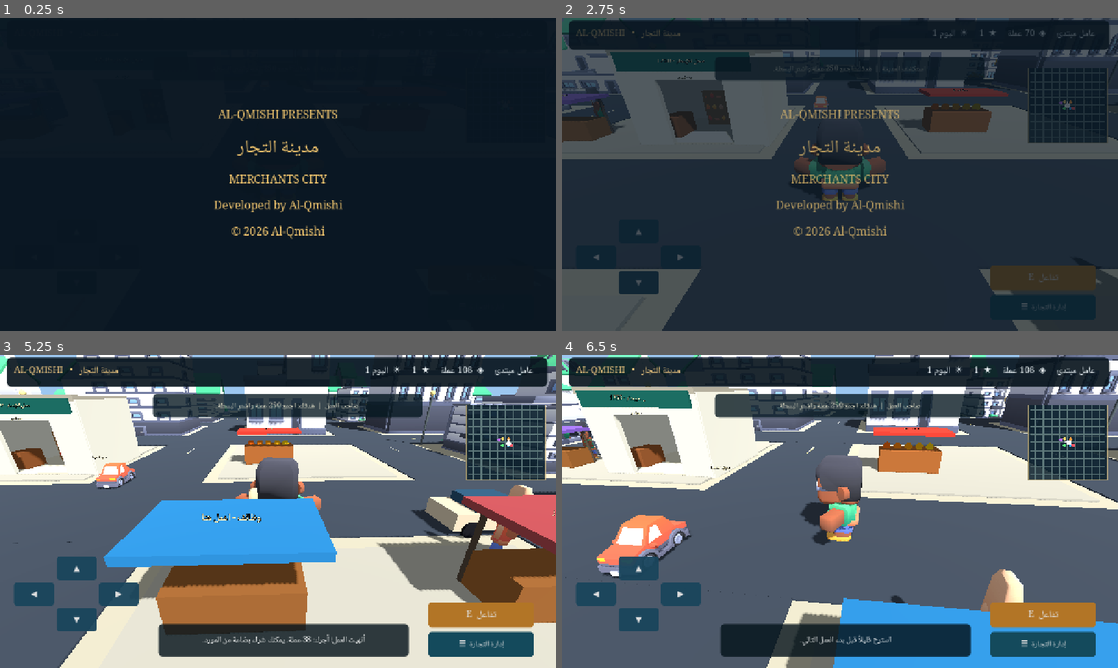
Above: before the commit, frames 1-4 (two rows, left to right).
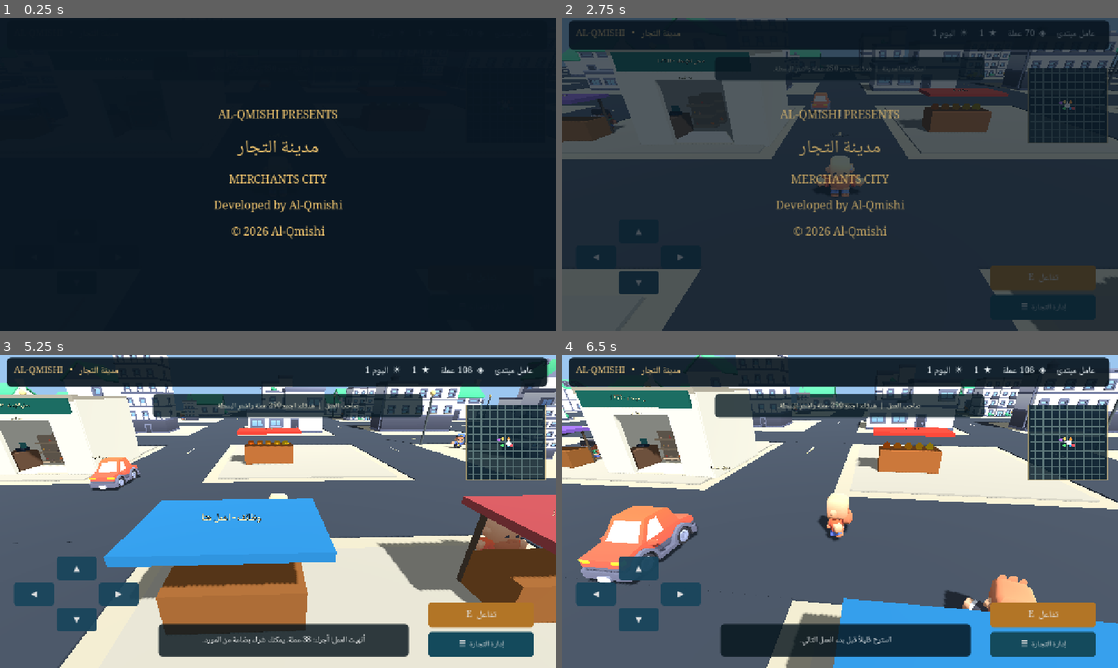
Above: after the commit, the same moments.

Repository: lllbx5ll-crypto/LLLLSLLLL
Game: Godot game, scene res://scenes/Main.tscn
Same seed, same stepped clock (60 frames per second), same inputs: the game is played once before the commit and once after it.
Inputs:
- Up to frame 1 (0.25 s): no input
- Up to frame 2 (2.75 s): click "▲" at 0.5 s; click "◀" at 1.25 s; click "▶" at 2 s
- Up to frame 3 (5.25 s): tap Enter at 2.75 s; hold D 2.78-3.53 s; tap E at 2.85, 4.35 s; hold S 3.53-4.28 s; tap Tab at 3.6, 5.1 s; hold D 4.28-5.03 s; hold W from 5.03 s (still down)
- Up to frame 4 (6.5 s): release W at 5.78 s; hold A from 5.78 s (still down); tap E at 5.85 s

The runs differ from the first frame. In frame 2, 4.2% of the frame differs, in the area x 0-100%, y 0-85%; in frame 3, 11%, in the area x 0-100%, y 0-63%; in frame 4, 10%.

Commit message:
Correct human and vehicle dimensions using transformed mesh bounds; replace boxy parked cars; expand shop shelves

Diff:
--- a/scripts/Avatar.gd
+++ b/scripts/Avatar.gd
@@ -7,6 +7,8 @@
 var footstep_clock: float = 0.0
 var animated_legs: Array[Node3D] = []
 var detailed_visual: Node3D
+var camera_yaw: float = 0.0
+var travelled_distance: float = 0.0
 
 func _ready() -> void:
 	name = "Player"
@@ -40,7 +42,7 @@
 	_import_licensed_character()
 
 func _import_licensed_character() -> void:
-	var path: String = "res://assets/models/mini-characters/character-male-a.glb"
+	var path: String = "res://assets/models/mini-characters/character-male-b.glb"
 	if not ResourceLoader.exists(path):
 		return
 	var scene: Resource = load(path)
@@ -49,22 +51,10 @@
 	detailed_visual = (scene as PackedScene).instantiate()
 	detailed_visual.name = "HumanCharacter3D"
 	add_child(detailed_visual)
-	detailed_visual.rotation.y = PI
-	var mesh_height: float = _model_height(detailed_visual)
-	detailed_visual.scale = Vector3.ONE * (1.82 / maxf(mesh_height, 0.3))
+	preload("res://scripts/ModelFit.gd").person(detailed_visual, 1.76)
 	for part in get_children():
 		if part is MeshInstance3D:
 			(part as MeshInstance3D).visible = false
-
-func _model_height(root: Node) -> float:
-	var height: float = 0.0
-	if root is MeshInstance3D:
-		var mesh_part := root as MeshInstance3D
-		if mesh_part.mesh != null:
-			height = mesh_part.mesh.get_aabb().size.y
-	for child in root.get_children():
-		height = maxf(height, _model_height(child))
-	return height
 
 func _mesh_box(label: String, offset: Vector3, size: Vector3, material: Material) -> Node3D:
 	var mesh_node := MeshInstance3D.new()
@@ -96,19 +86,25 @@
 	if touch_move.length() > 0.05:
 		input_direction = touch_move
 	input_direction = input_direction.limit_length()
-	var direction := Vector3(input_direction.x, 0.0, input_direction.y)
+	# Walk relative to where the camera is looking.
+	var right := Vector3(cos(camera_yaw), 0.0, -sin(camera_yaw))
+	var backwards := Vector3(sin(camera_yaw), 0.0, cos(camera_yaw))
+	var direction: Vector3 = (right * input_direction.x + backwards * input_direction.y).normalized() * input_direction.length()
 	velocity.x = direction.x * WALK_SPEED
 	velocity.z = direction.z * WALK_SPEED
 	if not is_on_floor():
 		velocity.y -= GRAVITY * delta
 	else:
 		velocity.y = -0.1
+	var before: Vector3 = global_position
 	move_and_slide()
+	travelled_distance += Vector2(global_position.x - before.x, global_position.z - before.z).length()
 	if direction.length() > 0.01:
 		rotation.y = lerp_angle(rotation.y, atan2(-direction.x, -direction.z), delta * 12.0)
 		footstep_clock += delta * 11.0
 		if detailed_visual != null:
-			detailed_visual.position.y = absf(sin(footstep_clock)) * 0.04
+			# Small movement cue only; never alter real-world scale.
+			detailed_visual.position.y = absf(sin(footstep_clock)) * 0.018
 		if animated_legs.size() == 2:
 			animated_legs[0].rotation.x = sin(footstep_clock) * 0.45
 			animated_legs[1].rotation.x = -sin(footstep_clock) * 0.45
--- a/scripts/City.gd
+++ b/scripts/City.gd
@@ -113,7 +113,7 @@
 	if ResourceLoader.exists("res://assets/fonts/NotoNaskhArabic.ttf"):
 		label.font = load("res://assets/fonts/NotoNaskhArabic.ttf")
 	label.modulate = Color(1.0, 0.96, 0.76)
-	label.outline_size = 8
+	label.outline_size = 5
 	label.billboard = BaseMaterial3D.BILLBOARD_ENABLED
 	label.position = at
 	if parent == null:
@@ -156,34 +156,26 @@
 	var path: String = "res://assets/models/" + relative_path + ".glb"
 	if not ResourceLoader.exists(path):
 		return null
-	var resource: Resource = load(path)
-	if not resource is PackedScene:
+	var scene: Resource = load(path)
+	if not scene is PackedScene:
 		return null
-	var instance: Node3D = (resource as PackedScene).instantiate()
+	var instance: Node3D = (scene as PackedScene).instantiate()
 	instance.name = "CC0_" + relative_path.get_file()
 	if parent == null:
 		add_child(instance)
 	else:
 		parent.add_child(instance)
 	instance.position = at
-	var size: Vector3 = _asset_bounds_size(instance)
-	instance.scale = Vector3(
-		requested_size.x / maxf(size.x, 0.1),
-		requested_size.y / maxf(size.y, 0.1),
-		requested_size.z / maxf(size.z, 0.1)
-	)
+	var fitter = preload("res://scripts/ModelFit.gd")
+	if relative_path.begins_with("mini-characters"):
+		fitter.person(instance, 1.72)
+	elif relative_path.begins_with("car-kit"):
+		fitter.vehicle(instance, 4.15)
+	elif relative_path.begins_with("city-kit"):
+		fitter.building(instance, minf(requested_size.x, requested_size.z), requested_size.y)
+	else:
+		fitter.product(instance, maxf(maxf(requested_size.x, requested_size.y), requested_size.z))
 	return instance
-
-func _asset_bounds_size(node: Node) -> Vector3:
-	var result := Vector3(0.0, 0.0, 0.0)
-	if node is MeshInstance3D:
-		var part: MeshInstance3D = node as MeshInstance3D
-		if part.mesh != null:
-			result = part.mesh.get_aabb().size
-	for child in node.get_children():
-		var child_size: Vector3 = _asset_bounds_size(child)
-		result = Vector3(maxf(result.x, child_size.x), maxf(result.y, child_size.y), maxf(result.z, child_size.z))
-	return result
 
 func _create_blocks() -> void:
 	var rng := RandomNumberGenerator.new()
@@ -254,19 +246,22 @@
 	_box("Shop board", Vector3(0, 5.17, 3.74), Vector3(7.7, 1.0, 0.2), Color(0.08, 0.33, 0.29), false, shop_front)
 	business_sign = _sign("محل للإيجار", Vector3(0, 5.2, 3.9), shop_front, 0.008)
 	street_sign = _sign("شارع السوق", Vector3(0, 4.32, 3.9), shop_front, 0.004)
-	_box("Checkout counter", Vector3(-2.8, 0.8, 1.4), Vector3(1.2, 1.6, 2.1), Color(0.50, 0.29, 0.15), false, shop_front)
-	for shelf_index in range(2):
-		var shelf_x: float = -1.0 + float(shelf_index) * 3.1
-		_box("Product shelf", Vector3(shelf_x, 1.45, -1.2), Vector3(1.7, 2.9, 0.55), Color(0.60, 0.43, 0.27), false, shop_front)
+	# A register with a clear customer-facing checkout lane.
+	_box("Checkout register", Vector3(-2.9, 0.80, 1.8), Vector3(1.25, 1.6, 2.3), Color(0.37, 0.27, 0.20), false, shop_front)
+	_box("Cash register", Vector3(-2.9, 1.68, 1.3), Vector3(0.70, 0.26, 0.55), Color(0.12, 0.16, 0.21), false, shop_front)
+	_box("Register screen", Vector3(-2.9, 1.97, 1.12), Vector3(0.50, 0.47, 0.08), Color(0.17, 0.42, 0.42), false, shop_front)
+	for shelf_index in range(4):
+		var shelf_x: float = -1.6 + float(shelf_index % 2) * 3.4
+		var shelf_z: float = -1.8 + float(shelf_index / 2) * 1.6
+		_box("Grocery shelf backing", Vector3(shelf_x, 1.32, shelf_z), Vector3(1.65, 2.65, 0.58), Color(0.57, 0.50, 0.42), false, shop_front)
 		for row_index in range(3):
-			for column_index in range(3):
-				var tint: Color = PALETTE[(shelf_index * 3 + row_index + column_index) % PALETTE.size()]
-				var shelf_item: Vector3 = Vector3(shelf_x - 0.55 + float(column_index) * 0.52, 0.68 + float(row_index) * 0.87, -0.82)
-				var food_choices := ["apple", "bread", "banana", "orange", "lemon", "egg", "carrot"]
-				var food_id: String = food_choices[(shelf_index * 6 + row_index * 3 + column_index) % food_choices.size()]
-				var food_model: Node3D = _licensed_model("food-kit/" + food_id, shelf_item, Vector3(0.28, 0.38, 0.28), shop_front)
-				if food_model == null:
-					_box("Shop product package", shelf_item, Vector3(0.38, 0.62, 0.30), tint, false, shop_front)
+			_box("Shelf tier", Vector3(shelf_x, 0.45 + float(row_index) * 0.80, shelf_z + 0.34), Vector3(1.72, 0.09, 0.76), Color(0.67, 0.58, 0.47), false, shop_front)
+			for column_index in range(4):
+				var item_pos: Vector3 = Vector3(shelf_x - 0.60 + float(column_index) * 0.40, 0.51 + float(row_index) * 0.80, shelf_z + 0.24)
+				var food_ids := ["apple", "bread", "banana", "orange", "lemon", "egg", "carrot", "pizza", "donut", "bottle-oil"]
+				var food_id: String = food_ids[(shelf_index * 5 + row_index * 4 + column_index) % food_ids.size()]
+				if _licensed_model("food-kit/" + food_id, item_pos, Vector3(0.28, 0.27, 0.28), shop_front) == null:
+					_box("Grocery package", item_pos, Vector3(0.25, 0.29, 0.26), PALETTE[(shelf_index + row_index + column_index) % PALETTE.size()], false, shop_front)
 	_build_vendor(LOCATIONS["rival"], "المنافس - راقب الأسعار", Color(0.62, 0.26, 0.27))
 	_build_vendor(LOCATIONS["delivery"], "التوصيل - مهمات", Color(0.45, 0.32, 0.66))
 	_sign("سوق المدينة", Vector3(0, 2.8, 0), null, 0.004)
@@ -301,25 +296,24 @@
 func _create_cars_and_people() -> void:
 	var rng := RandomNumberGenerator.new()
 	rng.seed = 3812
-	for i in range(18):
+	for i in range(34):
 		var x: float = float(rng.randi_range(-3, 3)) * 24.0 + 9.0
 		var z: float = float(rng.randi_range(-3, 3)) * 24.0 + 6.0
 		_person(Vector3(x, 0, z), PALETTE[i % PALETTE.size()], true)
-	for i in range(10):
-		if i == 5:
-			continue # Never obscure the player's starting position with a parked car.
-		var lane: float = float(i - 5) * 19.0
-		var car := Node3D.new()
-		car.position = Vector3(lane, 0.0, 3.1)
-		car.rotation.y = PI / 2
-		add_child(car)
-		var paint: Color = PALETTE[i % PALETTE.size()]
-		_box("Parked car", Vector3(0, 0.72, 0), Vector3(2.1, 0.8, 4.0), paint, false, car)
-		_box("Vehicle windows", Vector3(0, 1.3, 0), Vector3(1.75, 0.5, 2.1), Color(0.16, 0.29, 0.38), false, car)
-		for side in [-1, 1]:
-			for front in [-1, 1]:
-				var wheel := _cylinder("Tire", Vector3(side * 1.08, 0.38, front * 1.25), 0.38, 0.18, Color(0.09, 0.09, 0.11), car)
-				wheel.rotation_degrees.z = 90
+	# Parking bays: use real three-dimensional car models, not rectangular placeholder cars.
+	var parked_types := ["sedan", "sedan-sports", "taxi", "delivery", "hatchback-sports"]
+	for i in range(9):
+		if i == 4 or i == 5:
+			continue # Clear the spawn and the market pedestrian crossing.
+		var lane: float = float(i - 4) * 22.0
+		var parked_car := Node3D.new()
+		parked_car.name = "ParkedVehicle"
+		parked_car.position = Vector3(lane, 0.0, 3.2)
+		parked_car.rotation.y = PI / 2.0
+		add_child(parked_car)
+		var model: Node3D = _licensed_model("car-kit/" + parked_types[i % parked_types.size()], Vector3.ZERO, Vector3(2.0, 1.65, 4.2), parked_car)
+		if model == null:
+			_box("Car fallback body", Vector3(0, 0.72, 0), Vector3(1.95, 0.95, 4.1), PALETTE[i % PALETTE.size()], false, parked_car)
 
 func _create_street_lamps() -> void:
 	for x in range(-3, 4, 2):
--- /dev/null
+++ b/scripts/ModelFit.gd
@@ -0,0 +1,60 @@
+extends RefCounted
+## Imports licensed glTF assets at a consistent metre scale.
+## Imported scene meshes may contain parent transforms; measuring each mesh AABB
+## without those transforms was the cause of oversized human models.
+
+static func bounds(root: Node3D) -> AABB:
+	var corners: Array[Vector3] = []
+	_collect(root, root, corners)
+	if corners.is_empty():
+		return AABB(Vector3(-0.5, 0.0, -0.5), Vector3.ONE)
+	var result := AABB(corners[0], Vector3.ZERO)
+	for point in corners:
+		result = result.expand(point)
+	return result
+
+static func _collect(root: Node3D, node: Node, out_points: Array[Vector3]) -> void:
+	if node is MeshInstance3D:
+		var part := node as MeshInstance3D
+		if part.mesh != null:
+			var local_transform: Transform3D = root.global_transform.affine_inverse() * part.global_transform
+			var bbox: AABB = part.mesh.get_aabb()
+			for i in range(8):
+				out_points.append(local_transform * bbox.get_endpoint(i))
+	for child in node.get_children():
+		_collect(root, child, out_points)
+
+static func person(model: Node3D, height_metres: float = 1.74) -> void:
+	var bbox := bounds(model)
+	var scale_factor: float = height_metres / maxf(bbox.size.y, 0.05)
+	scale_factor = clampf(scale_factor, 0.001, 40.0)
+	_place_on_ground(model, bbox, scale_factor, false)
+
+static func vehicle(model: Node3D, length_metres: float = 4.15) -> void:
+	var bbox := bounds(model)
+	var horizontally_long_x: bool = bbox.size.x > bbox.size.z
+	var longer: float = maxf(bbox.size.x, bbox.size.z)
+	var shorter: float = minf(bbox.size.x, bbox.size.z)
+	var scale_factor: float = minf(length_metres / maxf(longer, 0.05), 2.05 / maxf(shorter, 0.05))
+	scale_factor = minf(scale_factor, 1.85 / maxf(bbox.size.y, 0.05))
+	scale_factor = clampf(scale_factor, 0.001, 50.0)
+	_place_on_ground(model, bbox, scale_factor, horizontally_long_x)
+
+static func building(model: Node3D, footprint: float = 13.5, max_height: float = 20.0) -> void:
+	var bbox := bounds(model)
+	var factor: float = minf(footprint / maxf(bbox.size.x, 0.05), footprint / maxf(bbox.size.z, 0.05))
+	factor = minf(factor, max_height / maxf(bbox.size.y, 0.05))
+	_place_on_ground(model, bbox, clampf(factor, 0.001, 40.0), false)
+
+static func product(model: Node3D, max_metres: float = 0.4) -> void:
+	var bbox := bounds(model)
+	var factor: float = max_metres / maxf(maxf(bbox.size.x, bbox.size.y), maxf(bbox.size.z, 0.05))
+	_place_on_ground(model, bbox, clampf(factor, 0.001, 40.0), false)
+
+static func _place_on_ground(model: Node3D, bbox: AABB, scale_factor: float, rotate_for_forward: bool) -> void:
+	model.scale = Vector3.ONE * scale_factor
+	if rotate_for_forward:
+		model.rotation.y += PI / 2.0
+	var center: Vector3 = bbox.get_center()
+	var offset := Vector3(-center.x, -bbox.position.y, -center.z) * scale_factor
+	model.position += Basis(Vector3.UP, model.rotation.y) * offset
--- a/scripts/Traffic.gd
+++ b/scripts/Traffic.gd
@@ -24,7 +24,7 @@
 			if model is PackedScene:
 				var art: Node3D = (model as PackedScene).instantiate()
 				car.add_child(art)
-				art.scale = Vector3(1.1, 1.1, 1.1)
+				preload("res://scripts/ModelFit.gd").vehicle(art, 4.2)
 			else:
 				has_car_model = false
 		if not has_car_model:
